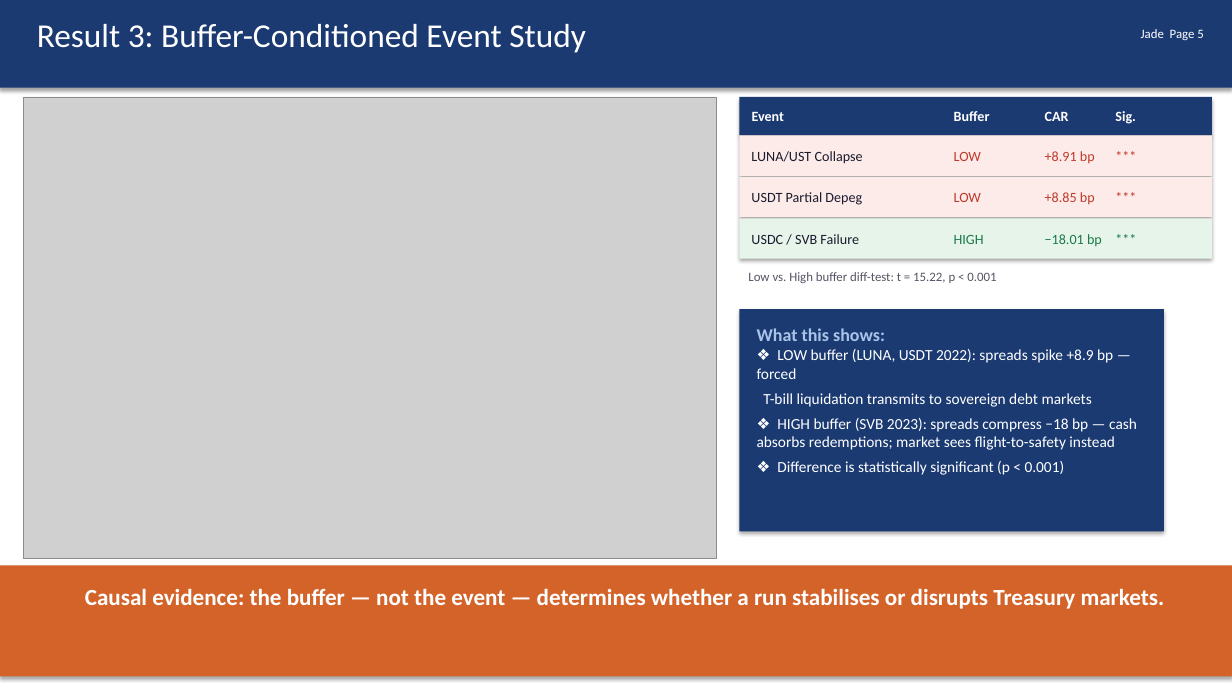
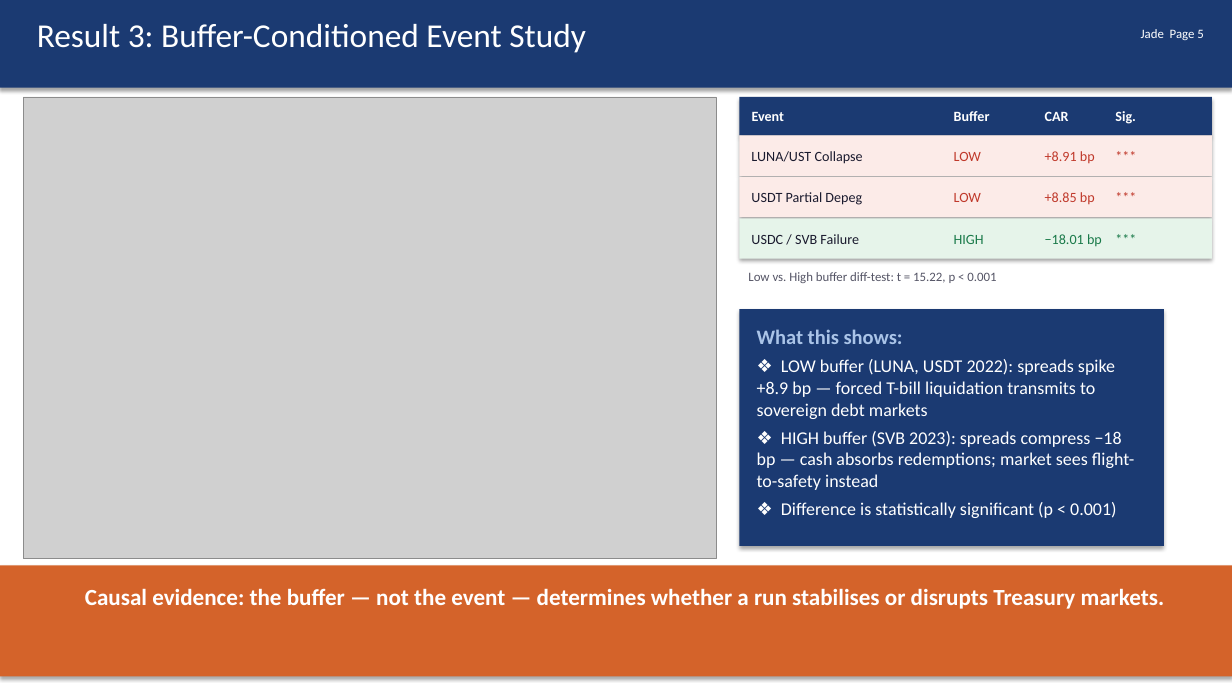
Before and after one commit to kimmireu0921/Stablecoins-and-the-Exorbitant-Privilege, a slide deck: slide 5 of presentations/0519_Stablecoin_Exorbitant_Privilege.pptx. Drawn at 1232x693 pixels with LibreOffice and Linux fonts; fonts in the diff are those of the drawing; grey boxes stand for pictures. Boxes give left, top, right and bottom in pixels: in the first picture for what was removed or moved away, otherwise in the second. Text is boxed around its words. In the diff, an @@ line names an element or a change of style, - is before the commit and + after.

```diff
--- a/presentations/0519_Stablecoin_Exorbitant_Privilege.pptx
+++ b/presentations/0519_Stablecoin_Exorbitant_Privilege.pptx
@@ rectangle: place and size @@
-rectangle at (739, 310, 1164, 532)
+rectangle at (739, 310, 1164, 546)
@@ text "What this shows:" at (757, 329, 1134, 518): size 14 to 16 pt in "What this shows:"; size 12 to 14 pt @@
```
Also in this commit, not shown: 8 other slides changed, 2 other files.
